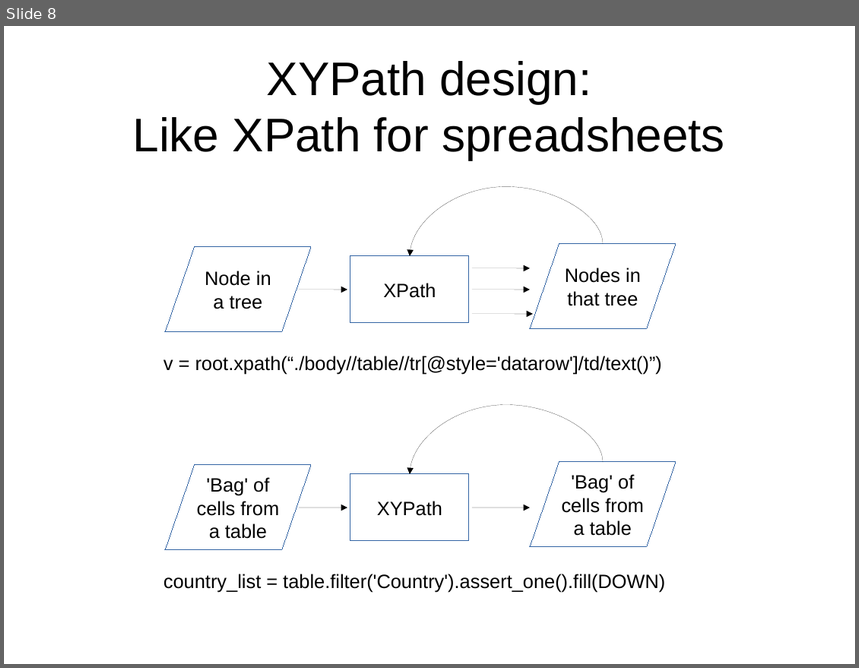
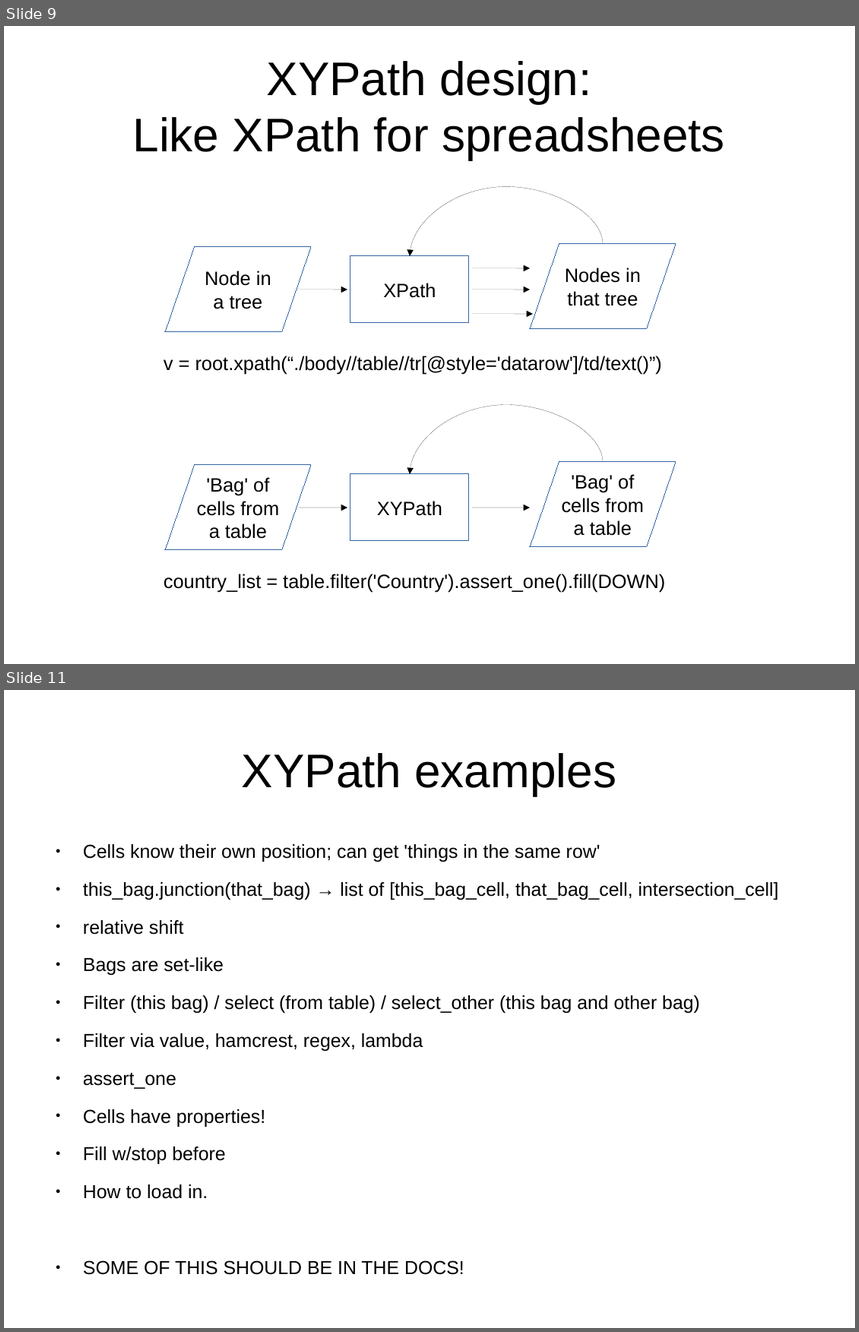
Before and after one commit to sensiblecodeio/xypath, a slide deck: presentation.odp. Shown one above the other, each under a label of ours: slide 8 before the commit, slides 9 and 11 after it; the slides between them are not shown. The pictures are 859x668 and 859x1332 pixels, drawn with LibreOffice and Linux fonts; fonts in the diff are those of the drawing. Boxes give left, top, right and bottom in pixels: in the first picture for what was removed or moved away, otherwise in the second. Text is boxed around its words. In the diff, an @@ line names an element or a change of style, - is before the commit and + after.

```diff
--- a/presentation.odp
+++ b/presentation.odp
@@ slide 11 added at (4,690,855,1328), background #FFFFFF @@
@@ title added at (242,753,617,796), 44 pt, text #000000 @@
+XYPath examples
@@ text added at (83,844,779,1275), 17.6 pt, text #000000 @@
+● Cells know their own position; can get 'things in the same row'
+● this_bag.junction(that_bag) → list of [this_bag_cell, that_bag_cell, intersection_cell]
+● relative shift
+● Bags are set-like
+● Filter (this bag) / select (from table) / select_other (this bag and other bag)
+● Filter via value, hamcrest, regex, lambda
+● assert_one
+● Cells have properties!
+● Fill w/stop before
+● How to load in.
+● SOME OF THIS SHOULD BE IN THE DOCS!
@@ what was slide 8 is now slide 9 @@
```
Also in this commit, not shown: 2 slides changed, 8 other slides added, 4 slides removed.
